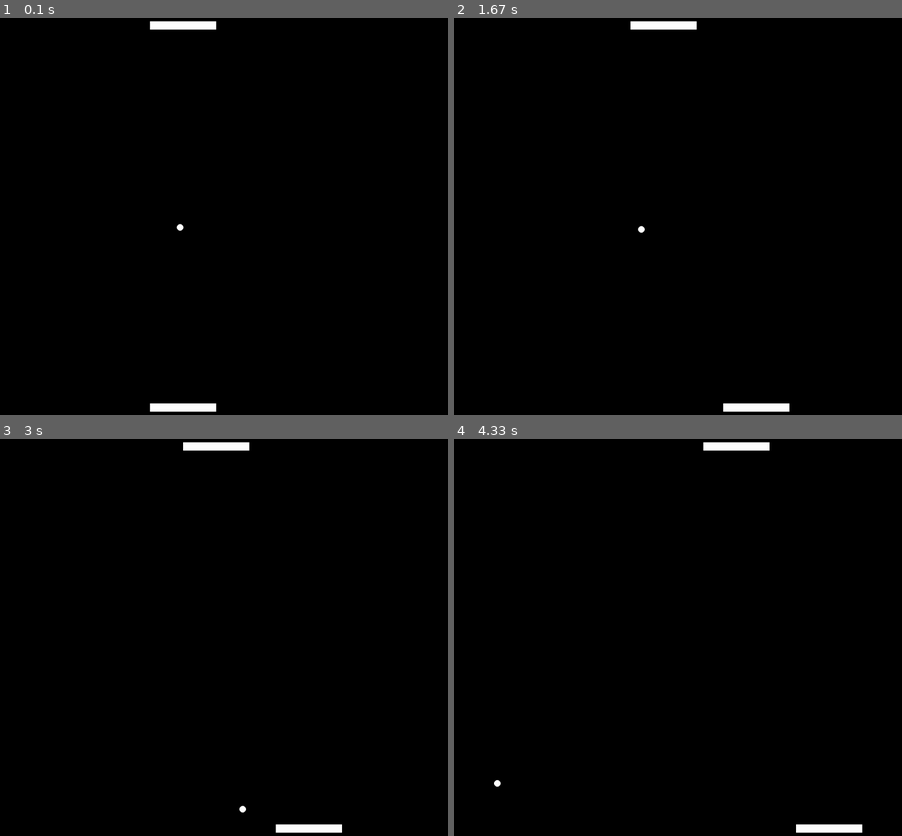
Above: before the commit, frames 1-4 (two rows, left to right).
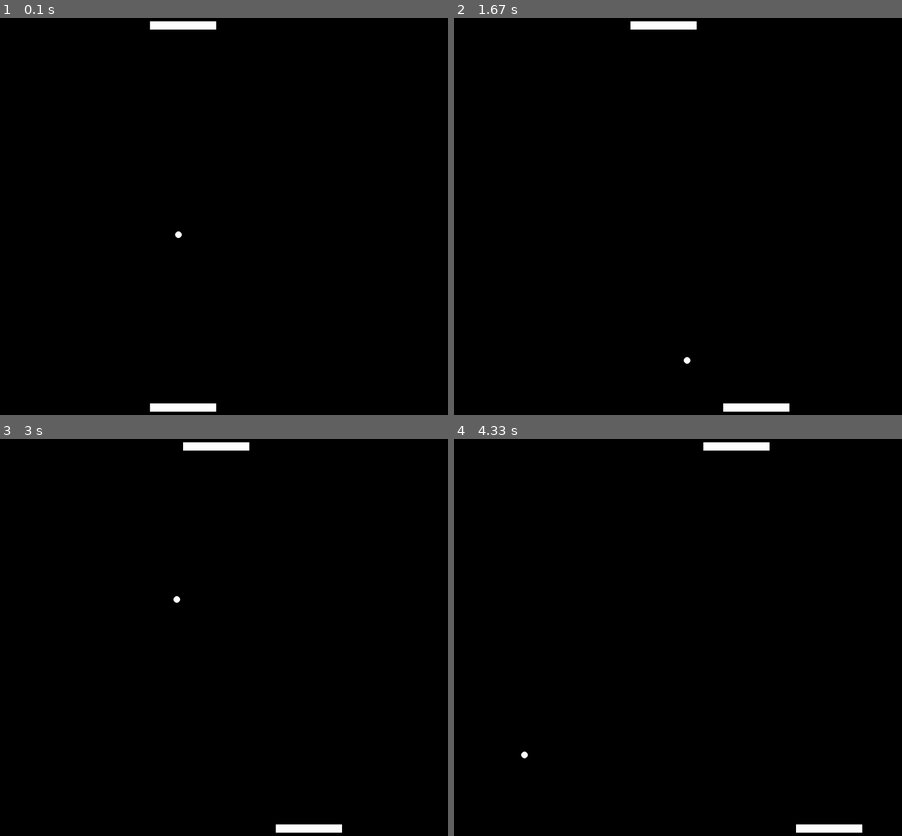
Above: after the commit, the same moments.

Repository: Caidora/pyGame-Pong
Game: pygame game, started from src/main.py
Same seed, same stepped clock (60 frames per second), same inputs: the game is played once before the commit and once after it.
Inputs:
- Up to frame 1 (0.1 s): no input
- Up to frame 2 (1.67 s): hold Right 0.33-0.8 s; hold Right 0.83-1.3 s; hold D 0.83-1.3 s; hold Left from 1.33 s (still down); hold A from 1.33 s (still down)
- Up to frame 3 (3 s): release Left at 1.87 s; release A at 1.87 s; hold Left 1.9-2.3 s; hold A 1.9-2.3 s; hold Right 2.33-2.97 s; hold D 2.33-2.97 s
- Up to frame 4 (4.33 s): hold Left 3-3.47 s; hold A 3-3.47 s; hold Right 3.5-3.97 s; hold D 3.5-3.97 s; hold Right from 4 s (still down); hold D from 4 s (still down)

The runs differ from the first frame. In frame 1, less than 0.1% of the frame differs, in the area x 39-41%, y 51-56%; in frame 2, less than 0.1%; in frame 3, less than 0.1%; in frame 4, less than 0.1%, in the area x 8-17%, y 78-88%.

Commit message:
fomartting

Diff:
--- a/src/main.py
+++ b/src/main.py
@@ -34,8 +34,6 @@
         ballDirX, ballDirY = random.uniform(-1,1), 1
         currentBallX, currentBallY, currentBallDirX, currentBallDirY = ballX, ballY, ballDirX, ballDirY
 
-
-
     keys = pygame.key.get_pressed()
     if keys[pygame.K_LEFT] and player.x>10:
         player.x -=5
@@ -46,9 +44,8 @@
     if keys[pygame.K_d] and enemy.x<width-paddleWidth-10:
         enemy.x +=5
 
-    currentBallX = currentBallX+ currentBallDirX*3
-    currentBallY = currentBallY+ currentBallDirY*3
-    print(currentBallY)
+    currentBallX = currentBallX+ currentBallDirX*5
+    currentBallY = currentBallY+ currentBallDirY*5
 
     if(currentBallY>height-ballWidth-paddleHeight-10):
         if(currentBallX>player.x and currentBallX<player.x+paddleWidth):
@@ -66,11 +63,13 @@
             p1Score +=1
     if((currentBallX>width-ballWidth) or (currentBallX<0+ballWidth)):
         currentBallDirX = currentBallDirX * -1
+
     screen.fill(black)
     pygame.draw.circle(screen, white, (currentBallX, currentBallY), ballWidth, 0)
     pygame.draw.rect(screen, white, player)
     pygame.draw.rect(screen, white, enemy)
     pygame.display.update()
+
     if(run==0):
         pygame.quit()
         exit()
